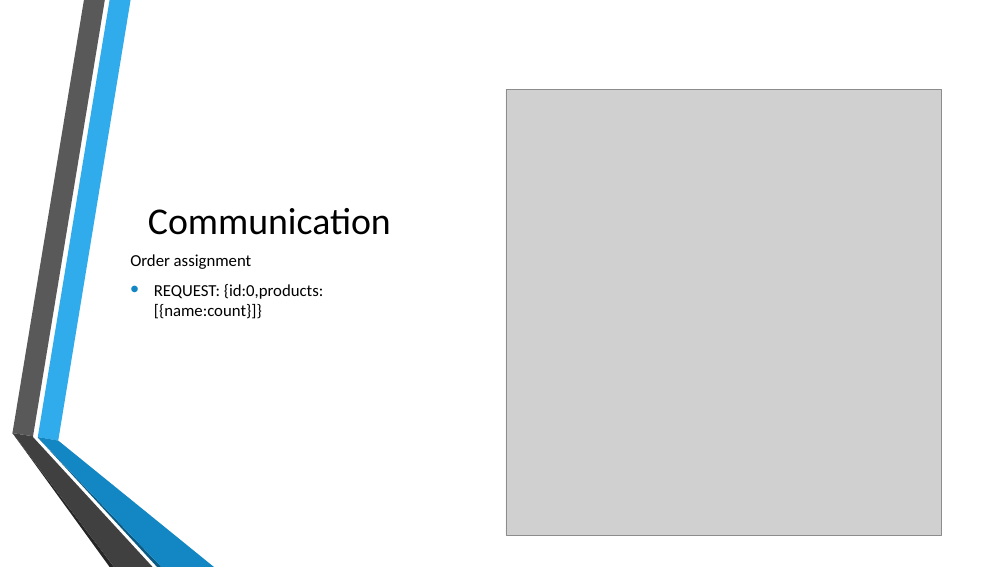
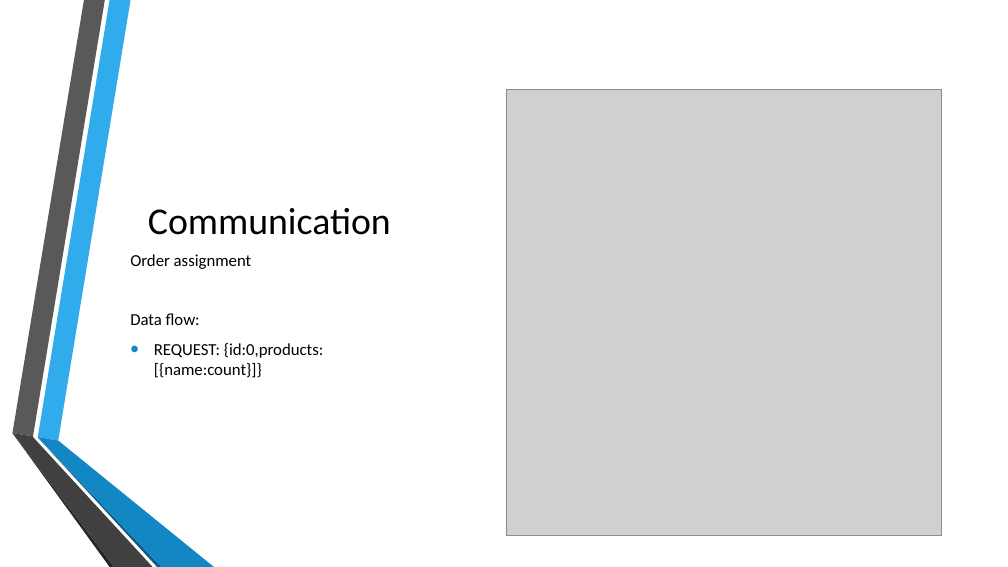
Before and after one commit to autarchprinceps/Multiagent-Warehouse, a slide deck: slide 4 of Documentation/Präsentation.pptx. Drawn at 1008x567 pixels with LibreOffice and Linux fonts; fonts in the diff are those of the drawing; grey boxes stand for pictures; background and template pictures are left out. Boxes give left, top, right and bottom in pixels: in the first picture for what was removed or moved away, otherwise in the second. Text is boxed around its words. In the diff, an @@ line names an element or a change of style, - is before the commit and + after.

```diff
--- a/Documentation/Präsentation.pptx
+++ b/Documentation/Präsentation.pptx
@@ text at <box>130,313,200,325</box>: paragraph added @@
+Data flow:
```
Also in this commit, not shown: 1 other file.
